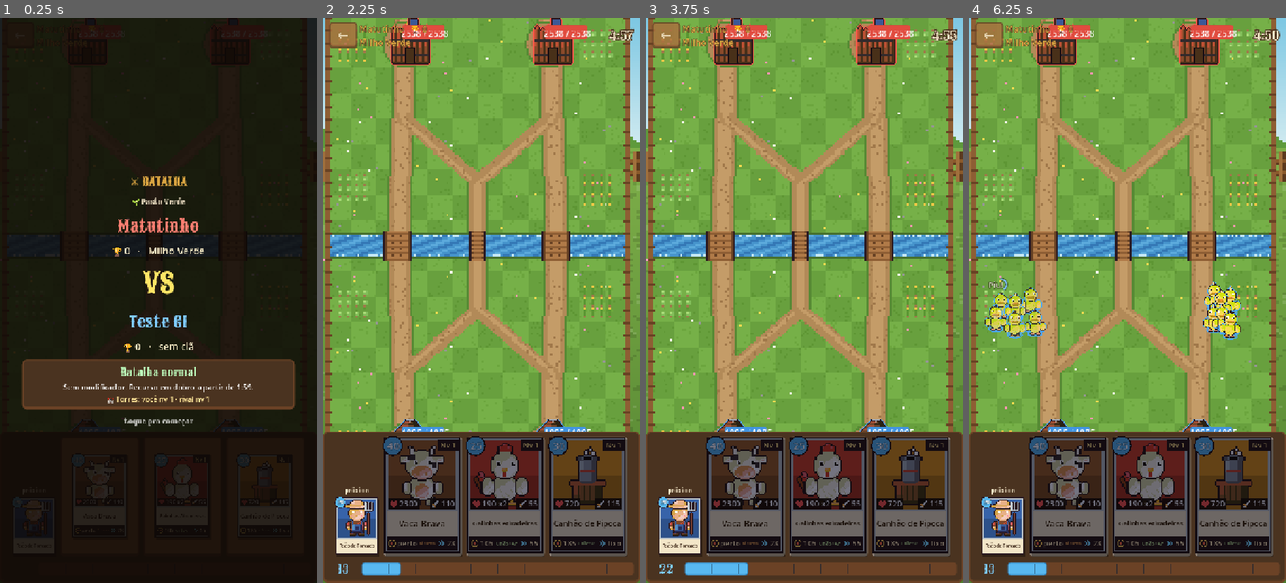
Above: before the commit, frames 1-4 (left to right).
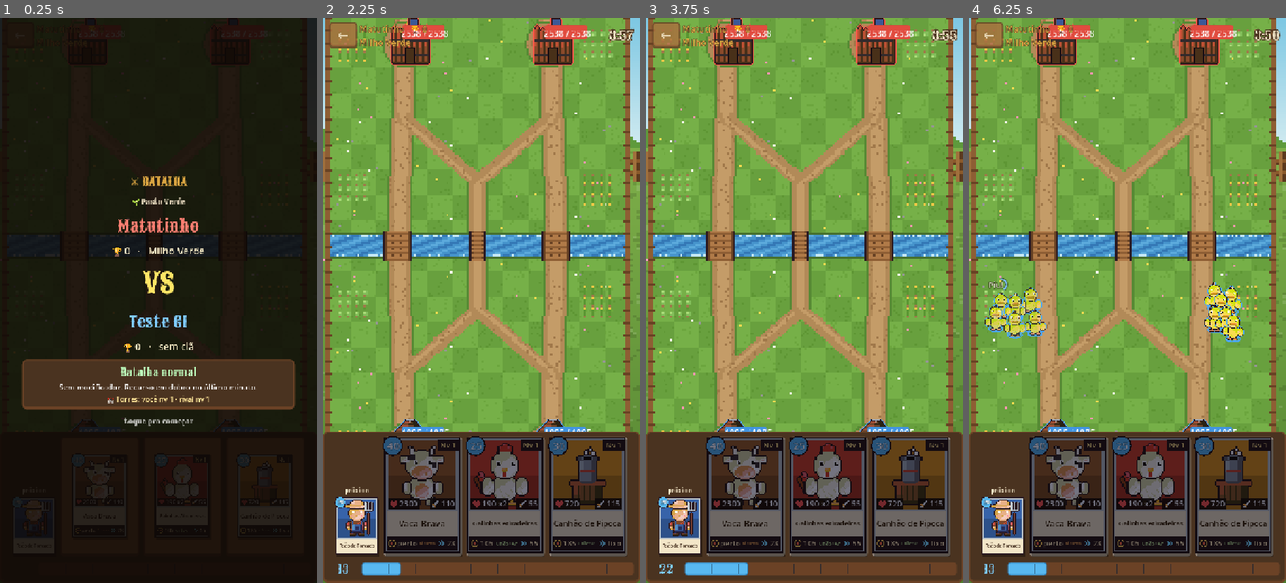
Above: after the commit, the same moments.

Repository: Generadevde/farmarena
Game: Godot game, scene res://ci/battle_test.tscn
The game is run twice, just before and just after one commit, with the same random seed, the same clock (stepped at 60 frames per second) and the same inputs. This scene is started directly instead of the project's main scene. The engine's default icon, where the game draws it, is replaced by a stand-in: a white triangle on a blue panel in a dark square.
Inputs (mouse positions are in pixels of both pictures, inside the frame that each line leads up to):
- Up to frame 1 (0.25 s): no input
- Up to frame 2 (2.25 s): tap Enter at 0.5 s; move the mouse to (551, 272) at 0.52 s; click (551, 272) at 0.67 s; click "←" at 1.25 s; click "Continuar jogando" at 2 s
- Up to frame 3 (3.75 s): click "←" at 2.75 s; click "Continuar jogando" at 3.5 s
- Up to frame 4 (6.25 s): click "Galinhas Atiradeiras" at 4.25 s; click "←" at 5 s; click "Continuar jogando" at 5.75 s

The runs differ from the first frame. In frame 1, 0.3% of the frame differs, in the area x 18-81%, y 64-67%; in frame 2, less than 0.1%; in frame 3, less than 0.1%; in frame 4, 0.7%, in the area x 73-98%, y 2-58%.

Commit message:
Partida de 4 minutos, recurso em dobro só no último
- Relógio de 4 min e x2 no último minuto (números no Regras, ajustáveis no lab)
- Aviso grande de ÚLTIMO MINUTO e contagem dos 10 segundos finais
- Tropas do mesmo lado guardam mais distância entre si (menos pilha de boneco)

Co-Authored-By: Claude Fable 5.2 <noreply@anthropic.com>
Claude-Session: https://claude.ai/code/session_01F2c9wwKpd4XWAaAeM55Dzi

Diff:
--- a/Scripts/batlhe_scene.gd
+++ b/Scripts/batlhe_scene.gd
@@ -231,14 +231,14 @@
 # quanto o recurso sobe a cada tick de produção
 const PRODUCTION_AMOUNT_PER_TICK = 1
 
-# timer de batalha -- 5 minutos, com boost de produção e agressividade da
-# IA no último minuto. Se zerar sem ninguém destruir a base do outro, empata
-const BATTLE_DURATION = 300.0
-# recurso x2 nos 2 minutos finais (a partir de 1:59) -- antes era 1.5x no 0:59
-const LAST_MINUTE_THRESHOLD = 120.0
+# timer de batalha -- 4 minutos, com recurso x2 e IA mais agressiva no
+# último minuto (pedido do João em 19/11/2026; antes eram 5 min com x2 nos
+# 2 finais). Os números moram em Regras pra dar pra medir no laboratório.
+var BATTLE_DURATION: float = Regras.battle_duration()
+var LAST_MINUTE_THRESHOLD: float = Regras.double_time()
 const LAST_MINUTE_PRODUCTION_MULT = 2.0
 
-var _battle_time_remaining: float = BATTLE_DURATION
+var _battle_time_remaining: float = Regras.battle_duration()
 var _entered_last_minute: bool = false
 var _timer_label: Label  # encontrado pelo nome, se existir na cena (não quebra se não tiver)
 var _resource_bar: ProgressBar  # encontrado pelo nome -- não usa mais $ResourceBar fixo, já que ela agora vive dentro do HUD
@@ -1183,6 +1183,57 @@
 		preview_units[i].modulate = color
 
 
+var _last_count_shown := -1
+
+
+## faixa grande no meio do campo (último minuto, etc.)
+func _show_big_banner(title: String, subtitle: String, color: Color):
+	var box = VBoxContainer.new()
+	box.z_index = 100
+	box.custom_minimum_size = Vector2(520, 0)
+	box.position = to_local(ArenaBuilder.CENTER) + Vector2(-260, -70)
+	box.pivot_offset = Vector2(260, 50)
+	for spec in [[title, 40, color], [subtitle, 26, Color(1, 1, 1)]]:
+		var l = Label.new()
+		l.text = str(spec[0])
+		l.horizontal_alignment = HORIZONTAL_ALIGNMENT_CENTER
+		l.add_theme_font_size_override("font_size", int(spec[1]))
+		l.add_theme_color_override("font_color", spec[2])
+		l.add_theme_color_override("font_outline_color", Color(0.08, 0.04, 0.06))
+		l.add_theme_constant_override("outline_size", 10)
+		box.add_child(l)
+	add_child(box)
+	Sfx.play("nivel", 0.0, 2.0)
+	box.scale = Vector2(0.6, 0.6)
+	var tw = create_tween()
+	tw.tween_property(box, "scale", Vector2(1.08, 1.08), 0.18)
+	tw.tween_property(box, "scale", Vector2.ONE, 0.12)
+	tw.tween_interval(1.5)
+	tw.tween_property(box, "modulate:a", 0.0, 0.5)
+	tw.tween_callback(box.queue_free)
+
+
+func _show_count(n: int):
+	var l = Label.new()
+	l.text = str(n)
+	l.z_index = 100
+	l.horizontal_alignment = HORIZONTAL_ALIGNMENT_CENTER
+	l.custom_minimum_size = Vector2(200, 0)
+	l.position = to_local(ArenaBuilder.CENTER) + Vector2(-100, -60)
+	l.pivot_offset = Vector2(100, 50)
+	l.add_theme_font_size_override("font_size", 72)
+	l.add_theme_color_override("font_color", Color(1.0, 0.9, 0.4) if n > 3 else Color(1.0, 0.45, 0.4))
+	l.add_theme_color_override("font_outline_color", Color(0.08, 0.04, 0.04))
+	l.add_theme_constant_override("outline_size", 8)
+	l.add_theme_font_override("font", ThemeDB.fallback_font)
+	add_child(l)
+	Sfx.play("clique", 0.0, 3.0, 1.0 if n > 3 else 1.3)
+	var tw = create_tween().set_parallel(true)
+	tw.tween_property(l, "scale", Vector2(1.5, 1.5), 0.8)
+	tw.tween_property(l, "modulate:a", 0.0, 0.8)
+	tw.chain().tween_callback(l.queue_free)
+
+
 func _update_battle_timer(delta):
 	if match_over:
 		return
@@ -1197,13 +1248,15 @@
 			_timer_label.text += "  x2"
 			_timer_label.add_theme_color_override("font_color", Color(1.0, 0.45, 0.85))
 
-	# entrando nos 2 minutos finais: recurso x2 pros dois lados + IA mais
+	# entrando no minuto final: recurso x2 pros dois lados + IA mais
 	# agressiva -- só dispara UMA vez. DIVIDE o wait_time atual (em vez de
 	# sobrescrever com o valor base), pra não apagar o bônus de produção da base
 	_process_cow_rain(delta)
 	if !_entered_last_minute and (_battle_time_remaining < LAST_MINUTE_THRESHOLD or MatchSetup.rule == 1):
 		_entered_last_minute = true
-		MusicPlayer.play_final_music()  # trilha acelerada nos 2 minutos finais
+		if MatchSetup.rule != 1 and !is_replay_mode:
+			_show_big_banner("⏱ ÚLTIMO MINUTO", "Recurso em dobro!", Color(1.0, 0.55, 0.9))
+		MusicPlayer.play_final_music()  # trilha acelerada no minuto final
 		$ProductionTimer.wait_time /= LAST_MINUTE_PRODUCTION_MULT
 		$EnemyProductionTimer.wait_time /= LAST_MINUTE_PRODUCTION_MULT
 		for extra_timer in _extra_production_timers:
@@ -1214,6 +1267,12 @@
 		for extra_ai in _extra_ai_controllers:
 			if is_instance_valid(extra_ai):
 				extra_ai.on_double_time()
+
+	# contagem final: os 10 últimos segundos piscam no meio do campo
+	var whole = int(ceil(_battle_time_remaining))
+	if whole <= 10 and whole >= 1 and whole != _last_count_shown and !is_replay_mode:
+		_last_count_shown = whole
+		_show_count(whole)
 
 	if _battle_time_remaining <= 0.0:
 		_resolve_time_up()
@@ -1443,7 +1502,7 @@
 		_intro_label(inner, MatchSetup.RULE_TEXT[MatchSetup.rule], 17, Color(1, 1, 1), true)
 	else:
 		_intro_label(inner, "Batalha normal", 24, Color(0.75, 1.0, 0.75))
-		_intro_label(inner, "Sem modificador. Recurso em dobro a partir de 1:59.", 17, Color(1, 1, 1), true)
+		_intro_label(inner, "Sem modificador. Recurso em dobro no último minuto.", 17, Color(1, 1, 1), true)
 	if MatchSetup.tournament:
 		if MatchSetup.daily:
 			notes.append("Você joga com o BARALHO DO DIA (emprestado)")
--- a/Scripts/regras.gd
+++ b/Scripts/regras.gd
@@ -128,6 +128,19 @@
 	return text
 
 
+# ---------------------------------------------------------------- relógio
+const BATTLE_SECONDS = 240.0   # partida de 4 minutos
+const DOUBLE_SECONDS = 60.0    # recurso em dobro no último minuto
+
+
+static func battle_duration() -> float:
+	return _t("dur", BATTLE_SECONDS)
+
+
+static func double_time() -> float:
+	return _t("x2", DOUBLE_SECONDS)
+
+
 # ---------------------------------------------------------------- visual
 const SPRITE_BOOST = 1.55      # tropa "normal" (escala 1.0) fica 55% maior na tela
 const SPRITE_CURVE = 0.6       # as pequenas crescem mais que as gigantes (escala^0.6)
@@ -149,6 +162,14 @@
 	if !on("visual") or unit_scale <= 0.0:
 		return 1.0
 	return BODY_BOOST * pow(unit_scale, BODY_CURVE) / unit_scale
+
+
+## fração do corpo que cada tropa guarda de espaço em volta (0.85 = antigo)
+const SPACING = 1.35
+
+
+static func spacing() -> float:
+	return _t("sep", SPACING) if on("visual") else 0.85
 
 
 static func team_color(is_player: bool) -> Color:
--- a/Scripts/unit_base.gd
+++ b/Scripts/unit_base.gd
@@ -748,7 +748,12 @@
 	if stats.unit_type == UnitData.UnitType.BUILDING:
 		return
 	var my_is_air = stats.unit_type == UnitData.UnitType.AIR
-	var my_r = _get_own_target_radius() * SEPARATION_RADIUS_FRACTION
+	var my_body = _get_own_target_radius()
+	# ESPAÇO PRÓPRIO (visual 2.5): com as tropas maiores, o raio antigo deixava
+	# uma em cima da outra (um "bolo" na trilha). Agora cada tropa guarda um
+	# espaço do tamanho do desenho dela. Só quem está brigando entre si
+	# (atacante e alvo) continua podendo encostar, senão ninguém se alcançava.
+	var wide = Regras.spacing()
 	var push_total = Vector2.ZERO
 
 	for body in get_tree().get_nodes_in_group("units"):
@@ -763,7 +768,10 @@
 			continue
 
 		var offset = global_position - body.global_position
-		var min_d = my_r + body._get_own_target_radius() * SEPARATION_RADIUS_FRACTION
+		var fraction = SEPARATION_RADIUS_FRACTION
+		if wide > fraction and body != target and body.target != self and !other_is_building:
+			fraction = wide
+		var min_d = (my_body + body._get_own_target_radius()) * fraction
 		var d = offset.length()
 		if d >= min_d:
 			continue
--- a/Sounds/music_player.gd
+++ b/Sounds/music_player.gd
@@ -5,7 +5,7 @@
 # no ícone ao lado do MusicPlayer pra abrir o Inspector dele)
 @export var menu_tracks: Array[AudioStream] = []
 @export var battle_tracks: Array[AudioStream] = []
-## faixas pros 2 minutos finais da partida (recurso x2) -- mais aceleradas
+## faixas pro minuto final da partida (recurso x2) -- mais aceleradas
 @export var final_tracks: Array[AudioStream] = []
 
 enum Category { NONE, MENU, BATTLE, FINAL }
@@ -35,7 +35,7 @@
 	_play_category(Category.BATTLE, battle_tracks)
 
 
-# chamado pela batalha quando entra nos 2 minutos finais (x2)
+# chamado pela batalha quando entra no minuto final (x2)
 func play_final_music():
 	if final_tracks.is_empty():
 		return
Not shown, changed: DIAGNOSTICO.md
Not shown, changed: LEIA-ME.md
